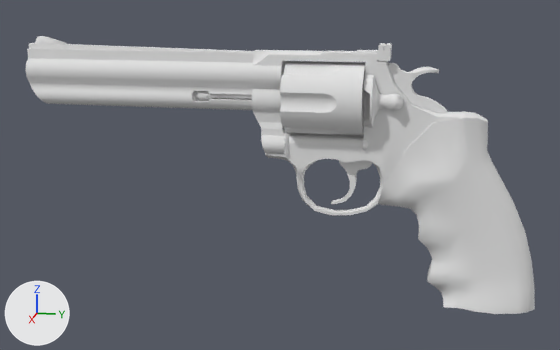
Two versions of the Blender file Blends/Colt.blend, one commit apart.
Before and after are seen from a 50 mm camera at (1009.0, 487.0, 141.0) aimed at (436.0, 373.0, -2.0). The lights are fixed; the arrows at lower left show +X, +Y and +Z. The older version comes first.

Names of what the first picture shows: 'Colt'.
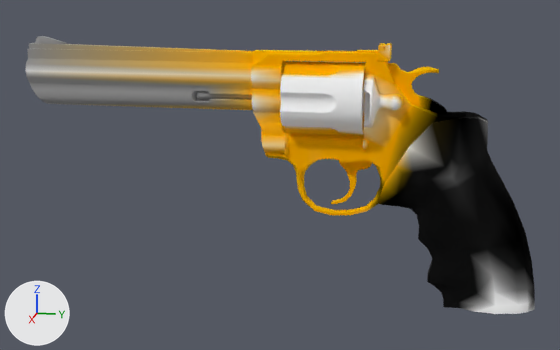
Commit message: Vertex painted version

What differs and where, as boxes (x1, y1, x2, y2) in the pictures (560 x 350 px):
'Colt', recoloured (darker): (25, 36, 535, 314) in both

Edits to the bpy script that builds the scene:
```text
Change mat_04___default:
    where n0 = _N.new('ShaderNodeBsdfPrincipled'); n0.name = 'Principled BSDF'
    add n0.inputs[1].default_value = 1.0  # 'Metallic'
    add n2 = _N.new('ShaderNodeVertexColor'); n2.name = 'Color Attribute'
    add _L.new(n2.outputs[0], n0.inputs[0])  # 'Color' to 'Base Color'
Change me_colt:
    where me_colt.from_pydata(...)  # 2306 vertices, 4450 faces; spans x 409.0..462.0, y -96.0..101.0, z -568.0..-170.0
    used by ob_colt; location = (0.0, 0.0, 0.0); rotation_euler = (1.571, 0.0, 0.0), in degrees (90, 0, 0)
    me_colt part 1: vertex colours changed
```
